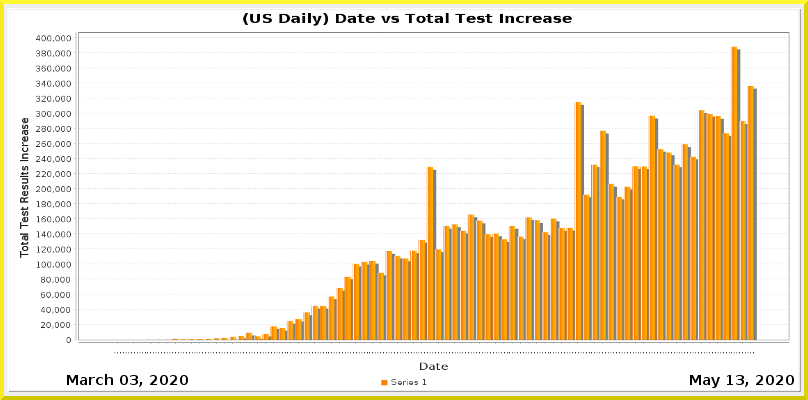
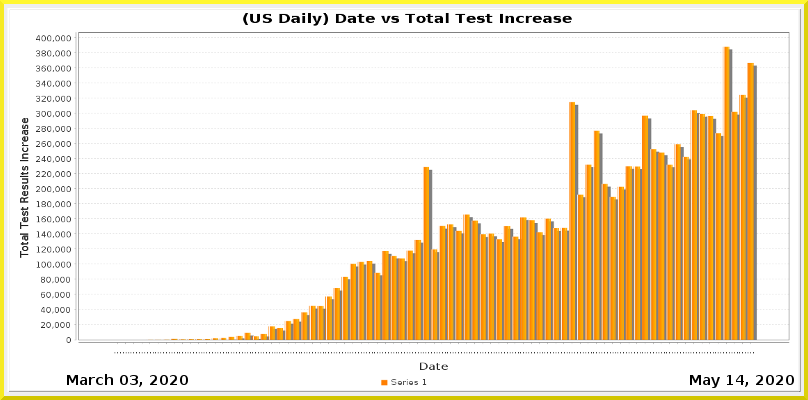
Layer changes from the first 808px x 400px image to the second:
painted on "Current Date" over left=736, top=375, right=744, bottom=385
painted on "Date_vs_TestIncrease.png" over left=125, top=46, right=757, bottom=354
